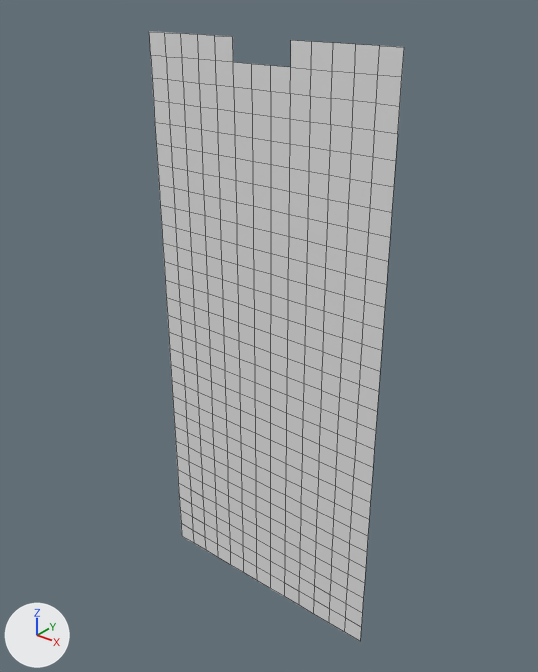
Before and after pictures for a commit that changed the OBJ model MardukGame/Assets/Tiled2Unity/Meshes/levelChunk17.obj.
Rendered twice from a 50 mm lens placed at (-3018.0, -1595.0, -748.0), pointed at (-4333.0, 50.0, -1768.0). Lighting does not change. The marker at lower left points along +X, +Y and +Z. Mesh edges are drawn as thin lines. Where no turn or scale is listed for an object, it has been applied to the vertices.

The older version as bpy lines, for what is in view:
```python
me_levelchunk17 = bpy.data.meshes.new('levelChunk17')
me_levelchunk17.from_pydata(...)  # 418 vertices, 374 faces; spans x -4736.0..-3904.0, y 0.0, z -2752.0..-896.0
ob_levelchunk17 = bpy.data.objects.new('levelChunk17', me_levelchunk17)
ob_levelchunk17.location = (0.0, 0.0, 0.0)
```
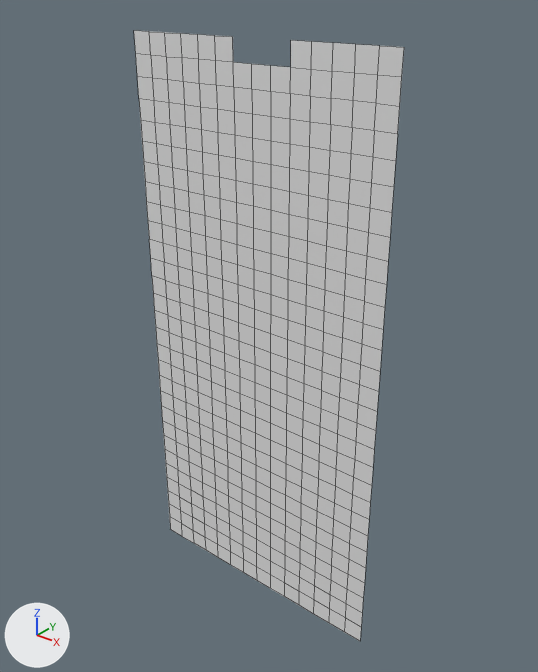
Location of each change, [x1, y1, x2, y2] in pixels of the pictures (538 x 672 px):
'levelChunk17', reshaped
    before: [149, 31, 404, 641]
    after: [134, 30, 404, 641]
part 1 of me_levelchunk17, added
    after: [134, 30, 182, 536]

The edits, one by one:
me_levelchunk17 is used by ob_levelchunk17; location (0.0, 0.0, 0.0).
me_levelchunk17 had 418 vertices, 374 faces and spanned x -4736.0..-3904.0, y 0.0, z -2752.0..-896.0.
me_levelchunk17 now has 448 vertices, 403 faces and spans x -4800.0..-3904.0, y 0.0, z -2752.0..-896.0.
Part 1, on me_levelchunk17:
30 new vertices lie (-64.0, 0.0, 0.0) away from vertices in x -4736.0, y 0.0, z -2752.0..-896.0.
29 new faces join them.
